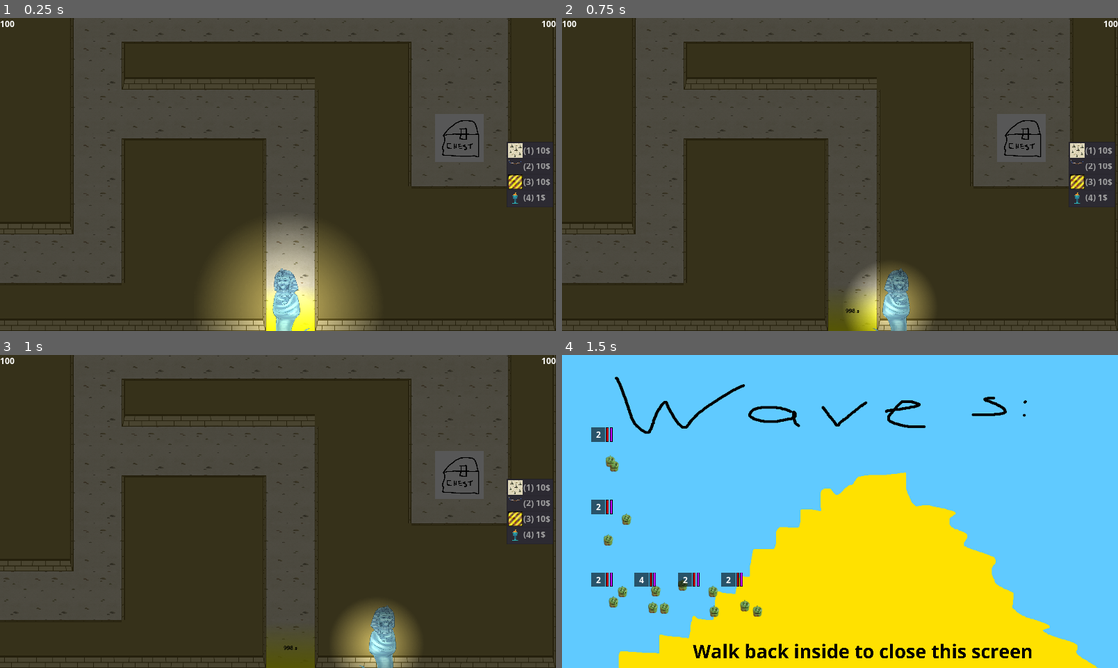
Above: before the commit, frames 1-4 (two rows, left to right).
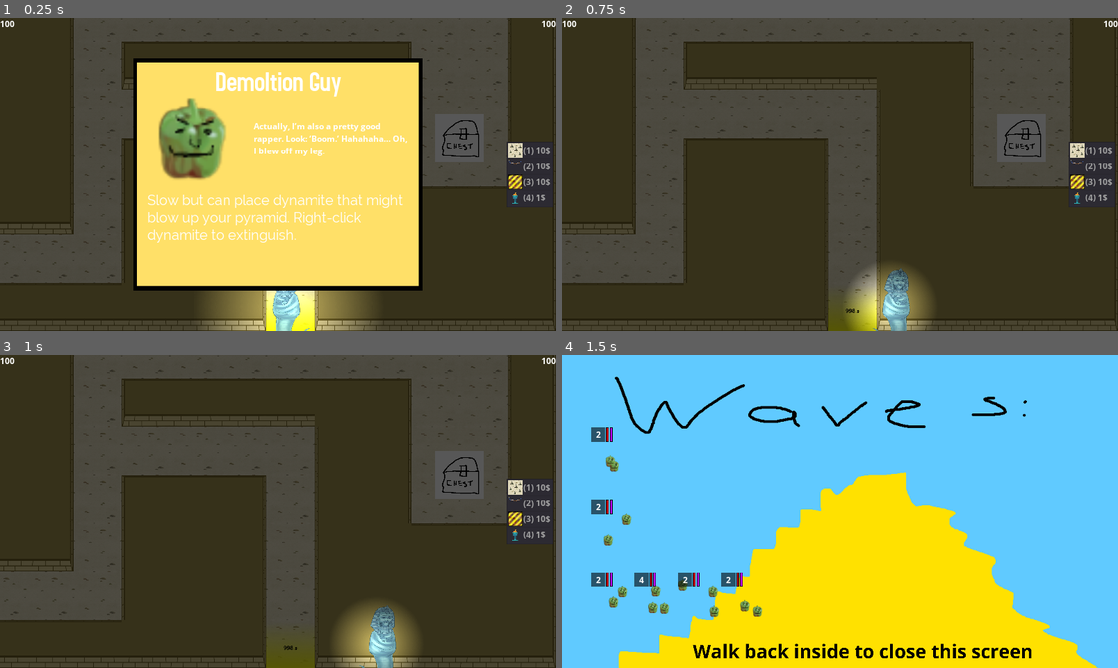
Above: after the commit, the same moments.

Repository: Solid-Squid-Contingent/LD-48
Game: Godot game, scene res://scenes/Game.tscn
The game is run twice, just before and just after one commit, with the same random seed, the same clock (stepped at 60 frames per second) and the same inputs.
Inputs (mouse positions are in pixels of both pictures, inside the frame that each line leads up to):
- Up to frame 1 (0.25 s): no input
- Up to frame 2 (0.75 s): tap Enter at 0.5 s; move the mouse to (962, 158) at 0.52 s; press the mouse at (962, 158) at 0.53 s; hold D (right) from 0.53 s (still down)
- Up to frame 3 (1 s): keep holding D (right)
- Up to frame 4 (1.5 s): move the mouse to (728, 527) at 1.27 s; release D (right) at 1.28 s; release the mouse at (728, 527) at 1.28 s; hold S (down) from 1.28 s (still down); right-click (728, 527) at 1.35 s

The runs differ from the first frame. In frame 1, 38% of the frame differs, in the area x 24-76%, y 12-88%; in frame 2, nothing differs; in frame 3, nothing differs; in frame 4, nothing differs.

Commit message:
Change z-indices, add i-frames to enemies for spikes

Diff:
--- a/resources/TileSet.tres
+++ b/resources/TileSet.tres
@@ -306,7 +306,7 @@
 0/autotile/occluder_map = [ Vector2( 0, 0 ), SubResource( 1 ), Vector2( 0, 1 ), SubResource( 2 ), Vector2( 0, 2 ), SubR …(1636 unchanged characters)…
 0/autotile/navpoly_map = [  ]
 0/autotile/priority_map = [  ]
-0/autotile/z_index_map = [ Vector3( 0, 0, 1 ), Vector3( 0, 1, 1 ), Vector3( 0, 2, 1 ), Vector3( 0, 3, 1 ), Vector3( 1, 0, 1 ), Vector3( 1, 1, 1 ), Vector3( 1, 2, 1 ), Vector3( 1, 3, 1 ), Vector3( 2, 0, 1 ), Vector3( 2, 1, 1 ), Vector3( 2, 2, 1 ), Vector3( 2, 3, 1 ), Vector3( 3, 0, 1 ), Vector3( 3, 1, 1 ), Vector3( 3, 2, 1 ), Vector3( 3, 3, 1 ), Vector3( 4, 0, 1 ), Vector3( 4, 1, 1 ), Vector3( 4, 2, 1 ), Vector3( 4, 3, 1 ), Vector3( 5, 0, 1 ), Vector3( 5, 1, 1 ), Vector3( 5, 2, 1 ), Vector3( 5, 3, 1 ), Vector3( 6, 0, 1 ), Vector3( 6, 1, 1 ), Vector3( 6, 2, 1 ), Vector3( 6, 3, 1 ), Vector3( 7, 0, 1 ), Vector3( 7, 1, 1 ), Vector3( 7, 2, 1 ), Vector3( 7, 3, 1 ), Vector3( 8, 0, 1 ), Vector3( 8, 1, 1 ), Vector3( 8, 2, 1 ), Vector3( 8, 3, 1 ), Vector3( 9, 0, 1 ), Vector3( 9, 1, 1 ), Vector3( 9, 2, 1 ), Vector3( 9, 3, 1 ), Vector3( 10, 0, 1 ), Vector3( 10, 1, 1 ), Vector3( 10, 2, 1 ), Vector3( 10, 3, 1 ), Vector3( 11, 0, 1 ), Vector3( 11, 1, 1 ), Vector3( 11, 2, 1 ), Vector3( 11, 3, 1 ) ]
+0/autotile/z_index_map = [ Vector3( 0, 0, 2 ), Vector3( 0, 1, 2 ), Vector3( 0, 2, 2 ), Vector3( 0, 3, 2 ), Vector3( 1, 0, 2 ), Vector3( 1, 1, 2 ), Vector3( 1, 2, 2 ), Vector3( 1, 3, 2 ), Vector3( 2, 0, 2 ), Vector3( 2, 1, 2 ), Vector3( 2, 2, 2 ), Vector3( 2, 3, 2 ), Vector3( 3, 0, 2 ), Vector3( 3, 1, 2 ), Vector3( 3, 2, 2 ), Vector3( 3, 3, 2 ), Vector3( 4, 0, 2 ), Vector3( 4, 1, 2 ), Vector3( 4, 2, 2 ), Vector3( 4, 3, 2 ), Vector3( 5, 0, 2 ), Vector3( 5, 1, 2 ), Vector3( 5, 2, 2 ), Vector3( 5, 3, 2 ), Vector3( 6, 0, 2 ), Vector3( 6, 1, 2 ), Vector3( 6, 2, 2 ), Vector3( 6, 3, 2 ), Vector3( 7, 0, 2 ), Vector3( 7, 1, 2 ), Vector3( 7, 2, 2 ), Vector3( 7, 3, 2 ), Vector3( 8, 0, 2 ), Vector3( 8, 1, 2 ), Vector3( 8, 2, 2 ), Vector3( 8, 3, 2 ), Vector3( 9, 0, 2 ), Vector3( 9, 1, 2 ), Vector3( 9, 2, 2 ), Vector3( 9, 3, 2 ), Vector3( 10, 0, 2 ), Vector3( 10, 1, 2 ), Vector3( 10, 2, 2 ), Vector3( 10, 3, 2 ), Vector3( 11, 0, 2 ), Vector3( 11, 1, 2 ), Vector3( 11, 2, 2 ), Vector3( 11, 3, 2 ) ]
 0/occluder_offset = Vector2( 0, 0 )
 0/navigation_offset = Vector2( 0, 0 )
 0/shape_offset = Vector2( 0, 0 )
--- a/scenes/Corpse.tscn
+++ b/scenes/Corpse.tscn
@@ -8,6 +8,7 @@
 colors = PoolColorArray( 1, 0, 0, 1, 0.615686, 0, 0, 1 )
 
 [node name="Corpse" type="Node2D"]
+z_index = 1
 script = ExtResource( 3 )
 
 [node name="Particles2D" type="CPUParticles2D" parent="."]
--- a/scenes/Enemy.tscn
+++ b/scenes/Enemy.tscn
@@ -7,13 +7,13 @@
 [ext_resource path="res://resources/graphics/enemies/BraveryEmpty.png" type="Texture" id=5]
 [ext_resource path="res://resources/graphics/enemies/HealthEmpty.png" type="Texture" id=6]
 
-[sub_resource type="StyleBoxFlat" id=2]
+[sub_resource type="StyleBoxFlat" id=1]
 bg_color = Color( 0, 0, 0, 0.588235 )
 
 [node name="Enemy" type="KinematicBody2D" groups=[
 "Enemy",
 ]]
-z_index = 1
+z_index = 2
 input_pickable = true
 collision_layer = 4
 collision_mask = 3
@@ -75,7 +75,9 @@
 [node name="FireTimer" type="Timer" parent="."]
 wait_time = 0.1
 
-[node name="Node2D" type="Node2D" parent="."]
+[node name="SpikeIFrameTimer" type="Timer" parent="."]
+wait_time = 0.5
+one_shot = true
 
 [connection signal="input_event" from="." to="." method="_on_Enemy_input_event"]
 [connection signal="area_entered" from="MergeArea" to="." method="_on_MergeArea_area_entered"]
--- a/scenes/FireTrap.tscn
+++ b/scenes/FireTrap.tscn
@@ -51,6 +51,7 @@
 disabled = true
 
 [node name="FireParticles" type="CPUParticles2D" parent="."]
+z_index = 1
 emitting = false
 amount = 60
 lifetime = 3.0
@@ -68,6 +69,7 @@
 hue_variation_random = 0.5
 
 [node name="FireParticles2" type="CPUParticles2D" parent="."]
+z_index = 1
 emitting = false
 amount = 60
 lifetime = 3.0
@@ -88,6 +90,7 @@
 }
 
 [node name="FireParticles3" type="CPUParticles2D" parent="."]
+z_index = 1
 emitting = false
 amount = 60
 lifetime = 3.0
@@ -108,6 +111,7 @@
 }
 
 [node name="FireParticles4" type="CPUParticles2D" parent="."]
+z_index = 1
 emitting = false
 amount = 60
 lifetime = 3.0
@@ -128,6 +132,7 @@
 }
 
 [node name="FireParticles5" type="CPUParticles2D" parent="."]
+z_index = 1
 emitting = false
 amount = 60
 lifetime = 3.0
@@ -148,6 +153,7 @@
 }
 
 [node name="FireParticles6" type="CPUParticles2D" parent="."]
+z_index = 1
 emitting = false
 amount = 60
 lifetime = 3.0
--- a/scenes/Game.tscn
+++ b/scenes/Game.tscn
@@ -61,7 +61,6 @@
 margin_bottom = 40.0
 
 [node name="EnemyInfo" parent="UILayer" instance=ExtResource( 5 )]
-visible = false
 
 [node name="Textbox" type="TextureRect" parent="UILayer" groups=[
 "Textbox",
@@ -97,7 +96,7 @@
 color = Color( 0.34, 0.34, 0.34, 1 )
 
 [node name="CurrentItemPreview" type="Sprite" parent="."]
-z_index = 2
+z_index = 3
 script = ExtResource( 13 )
 
 [connection signal="allEnemiesDead" from="PyramidLevel0/EnemySpawner" to="." method="_on_EnemySpawner_allEnemiesDead"]
--- a/scenes/Player.tscn
+++ b/scenes/Player.tscn
@@ -8,7 +8,7 @@
 radius = 129.201
 
 [node name="Player" type="KinematicBody2D"]
-z_index = 3
+z_index = 4
 collision_layer = 0
 collision_mask = 0
 script = ExtResource( 2 )
--- a/scripts/Enemy.gd
+++ b/scripts/Enemy.gd
@@ -53,7 +53,9 @@
 	changeHealth(-200, Stats.DamageTypes.CROCODILES)
 
 func collideWithSpikes():
-	changeHealth(-50, Stats.DamageTypes.NORMAL)
+	if $SpikeIFrameTimer.is_stopped():
+		changeHealth(-50, Stats.DamageTypes.NORMAL)
+		$SpikeIFrameTimer.start()
 
 func collideWithArrow():
 	changeHealth(-100, Stats.DamageTypes.NORMAL)
Not shown: 1 places in scenes/Enemy.tscn that only renumber resources
Not shown: 1 places in scenes/Main.tscn that only renumber resources
